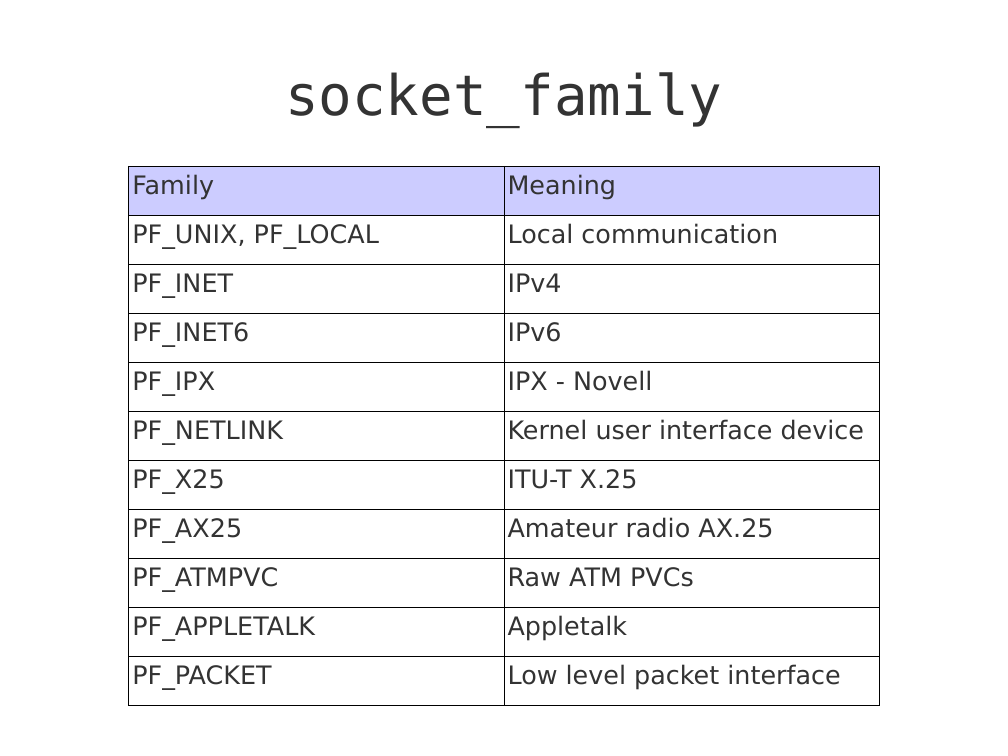
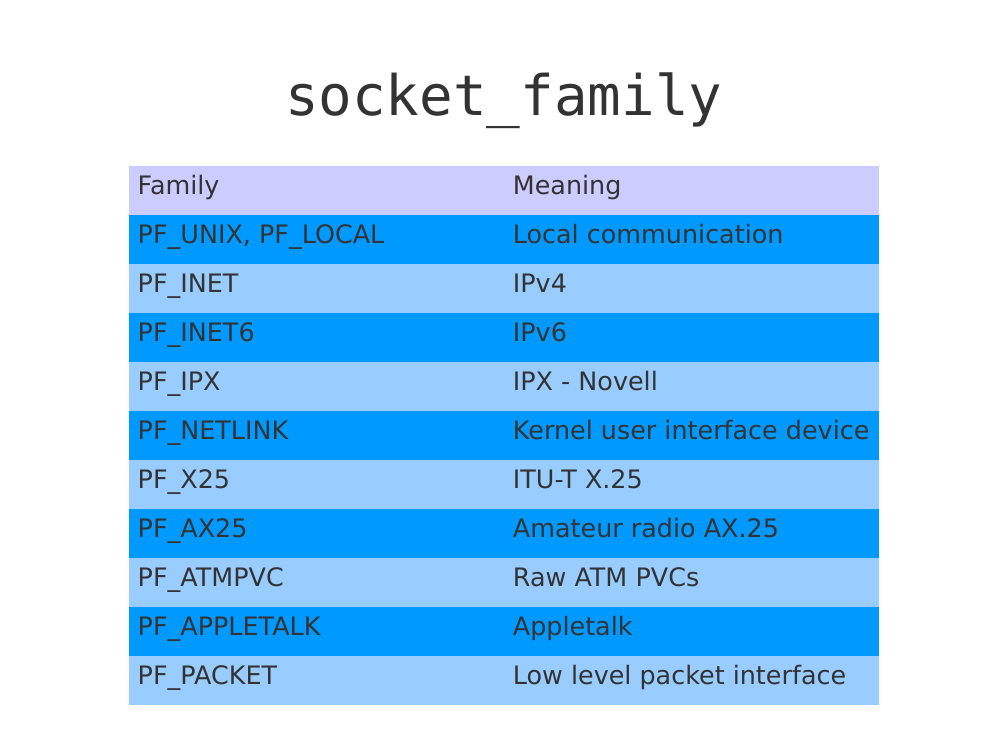
Before and after one commit to theonewolf/15-441-Recitation-Sessions, a slide deck: slide 19 of recitation1/src/recitation1.odp. Drawn at 1008x756 pixels with LibreOffice and Linux fonts; fonts in the diff are those of the drawing. Boxes give left, top, right and bottom in pixels: in the first picture for what was removed or moved away, otherwise in the second. Text is boxed around its words. In the diff, an @@ line names an element or a change of style, - is before the commit and + after.

```diff
--- a/recitation1/src/recitation1.odp
+++ b/recitation1/src/recitation1.odp
@@ table at (129, 166, 880, 705) @@
@@ fill none to #0099FF in 10 cells @@
@@ fill none to #99CCFF in 10 cells @@
@@ borders changed @@
```
Also in this commit, not shown: 18 other slides changed, 1 other file.
